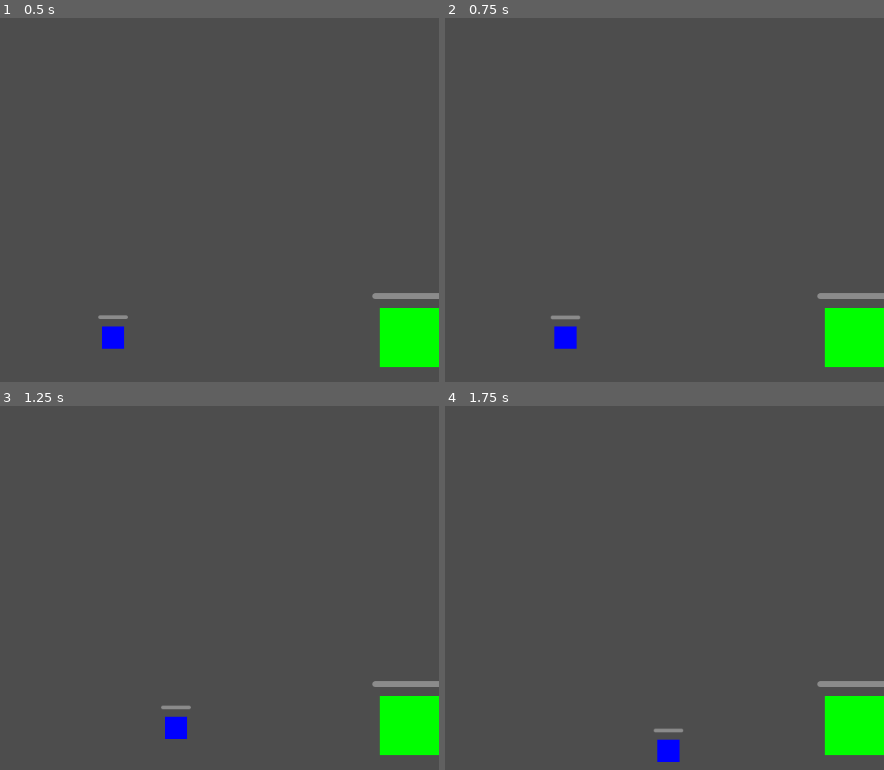
Above: before the commit, frames 1-4 (two rows, left to right).
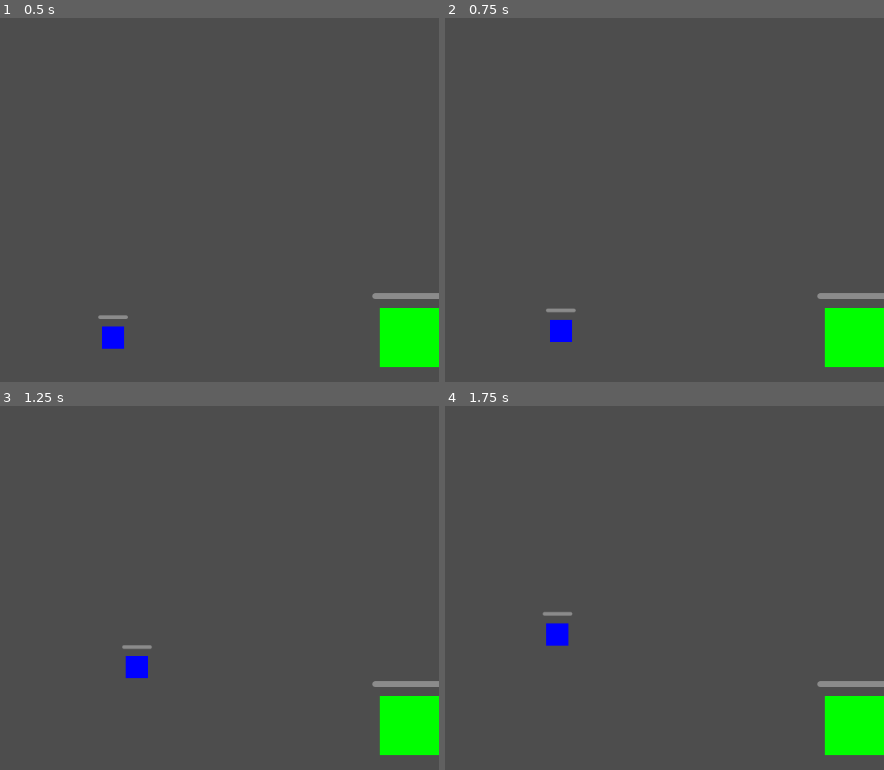
Above: after the commit, the same moments.

Repository: krisrandall/lor-elementals
Game: Godot game, scene res://scenes/main.tscn
Two runs of this game, one before a commit and one after it. Both use one fixed random seed, a clock stepped at 60 frames per second and the inputs below.
Inputs (mouse positions are in pixels of both pictures, inside the frame that each line leads up to):
- Up to frame 1 (0.5 s): no input
- Up to frame 2 (0.75 s): tap Enter at 0.5 s; move the mouse to (660, 87) at 0.52 s; click (660, 87) at 0.67 s
- Up to frame 3 (1.25 s): no input
- Up to frame 4 (1.75 s): move the mouse to (outside the picture) at 1.27 s; click (outside the picture) at 1.42 s

Frame 1 is identical in both runs. In frame 2, 0.4% of the frame differs, in the area x 23-31%, y 79-91%; in frame 3, 0.8%; in frame 4, 0.8%, in the area x 22-55%, y 56-98%.

Commit message:
Fix bug where click/touch location was not where the character went to

Diff:
--- a/scripts/game_manager.gd
+++ b/scripts/game_manager.gd
@@ -13,10 +13,12 @@
 			child.set_home_castle(home_castle)
 
 func _input(event):
-	# Handle touch/click movement
+	# Handle touch/click movement using world coordinates (viewport canvas transform accounts for camera)
+	var to_world := get_viewport().get_canvas_transform().affine_inverse()
+
 	if event is InputEventScreenTouch:
 		if event.pressed:
-			player.set_move_target(event.position)
+			player.set_move_target(to_world * event.position)
 	elif event is InputEventMouseButton:
 		if event.button_index == MOUSE_BUTTON_LEFT and event.pressed:
-			player.set_move_target(get_viewport().get_mouse_position())
+			player.set_move_target(to_world * event.position)
